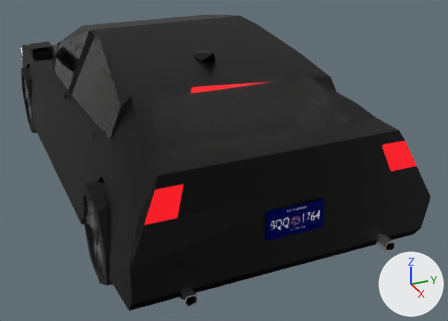
Two versions of the glTF model Gangsta Wizards/Main/VEHICLES/Car1.glb, one commit apart.
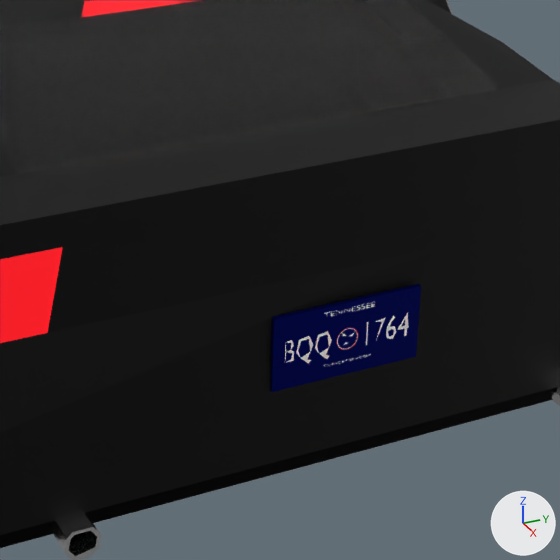
There are two pictures of each version: one whole from a 50 mm lens placed at (6.16, -1.95, 2.09), pointed at (0.8, 0.46, -0.58), one close up on the part from 35% to 85% of the width and 27% to 96% of the height. The lights are fixed; the arrows at lower right show +X, +Y and +Z. The first two pictures are the older version. Where no turn or scale is listed for an object, it has been applied to the vertices. Vertices at exactly the same position are counted once.

Objects in the first close-up: 'Car', 'Plate'.
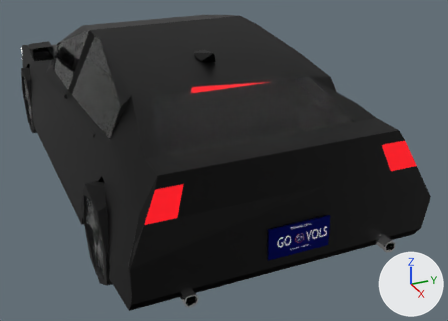
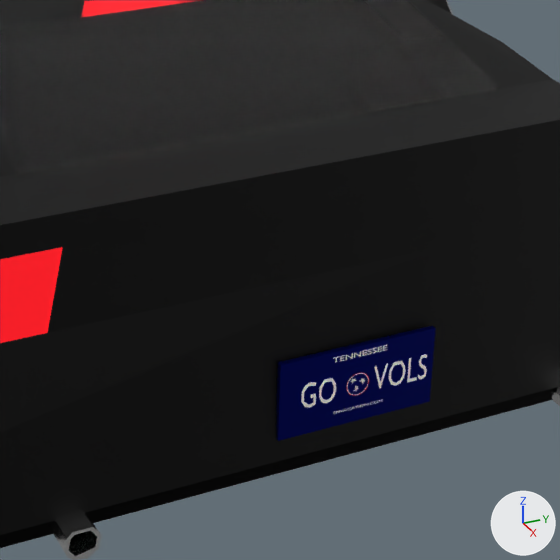
Changed parts and their boxes [x1, y1, x2, y2] in the close-ups (560 x 560 px):
'Plate', reshaped, moved, turned, rescaled
    before: [271, 284, 421, 392]
    after: [276, 326, 436, 441]
part 1 of me_cube_001, added
    after: [276, 326, 436, 441]
part 2 of me_cube_001, deleted
    before: [386, 315, 396, 339]
part 3 of me_cube_001, deleted
    before: [398, 313, 409, 336]
part 4 of me_cube_001, deleted
    before: [315, 331, 332, 359]
part 5 of me_cube_001, deleted
    before: [296, 336, 313, 364]
part 6 of me_cube_001, deleted
    before: [285, 340, 294, 363]
part 7 of me_cube_001, deleted
    before: [271, 284, 421, 392]
part 8 of me_cube_001, added
    after: [301, 345, 427, 414]
part 9 of me_cube_001, deleted
    before: [366, 318, 385, 345]

What changed in the scene script:
```text
Change me_cube_001:
    used by ob_plate; parent = ob_car; location = (0.0, 0.0, 0.0)
    remove me_cube_001.from_pydata(...)  # 478 vertices, 679 faces; spans x 2.972..2.988, y -0.215..0.236, z -0.152..0.07
    add me_cube_001.from_pydata(...)  # 2036 vertices, 3824 faces; spans x -1.0..1.0, y -1.155..1.036, z -1.0..1.0
    me_cube_001 part 1: a new loose piece, a box spanning x -1.0..1.0, y -1.0..1.0, z -1.0..1.0, in mat_blue (dark blue #000e73)
    me_cube_001 part 2: the loose piece of 17 vertices spanning x 2.988, y 0.132..0.166, z -0.076..-0.001 is deleted
    me_cube_001 part 3: the loose piece of 12 vertices spanning x 2.988, y 0.169..0.205, z -0.075..-0.001 is deleted
    me_cube_001 part 4: the loose piece of 12 vertices spanning x 2.988, y -0.089..-0.037, z -0.089..-0.003 is deleted
    me_cube_001 part 5: the loose piece of 12 vertices spanning x 2.988, y -0.146..-0.094, z -0.089..-0.003 is deleted
    me_cube_001 part 6: the loose piece of 11 vertices spanning x 2.988, y -0.179..-0.152, z -0.07..-0.004 is deleted
    me_cube_001 part 7: the loose piece of 8 vertices spanning x 2.973..2.987, y -0.215..0.236, z -0.152..0.07 is deleted
    me_cube_001 part 8: 1924 vertices added at x -0.724..0.925, y -1.155..1.036, z -0.663..0.866
    me_cube_001 part 9: 23 vertices removed from x 2.972..2.988, y -0.012..0.128, z -0.114..-0.003
    other edits to the shape of me_cube_001 do not show in these pictures
Change ob_plate:
    ob_plate.location: (0.0, 0.0, 0.0) -> (2.988, 0.0461, -0.187)
    ob_plate.rotation_euler: (0.0, 0.0, 0.0) -> (0.0, 0.0, 1.571)  # degrees (0, 0, 0) -> degrees (0, 0, 90)
    ob_plate.scale: (1.0, 1.0, 1.0) -> (0.242, 0.00769, 0.119)
```
